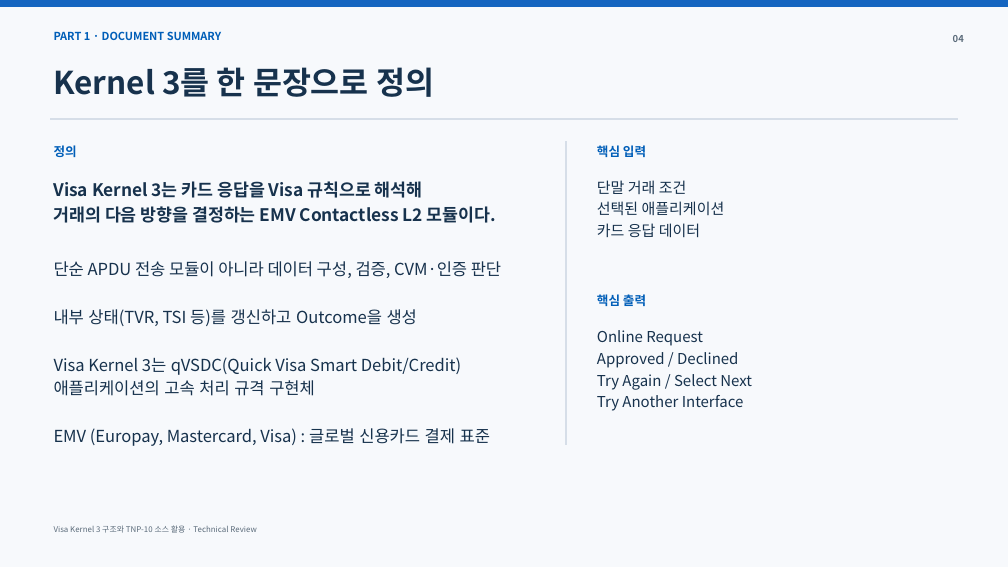
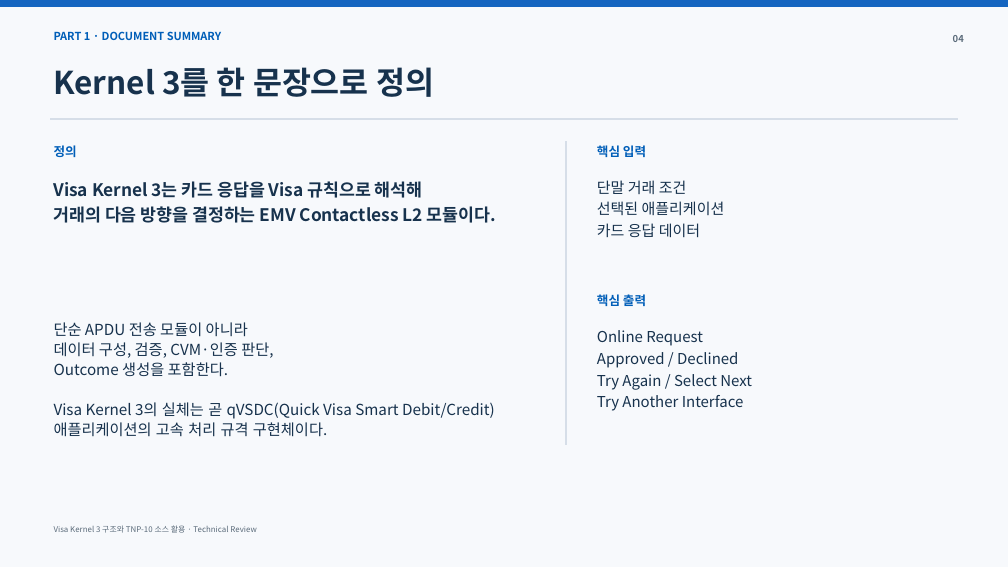
Before and after one commit to tjdguswls01/SeongHyeonJin_em, a slide deck: slide 4 of kernel/01_VISA/visa.pptx. Drawn at 1008x567 pixels with LibreOffice and Linux fonts; fonts in the diff are those of the drawing. Boxes give left, top, right and bottom in pixels: in the first picture for what was removed or moved away, otherwise in the second. Text is boxed around its words. In the diff, an @@ line names an element or a change of style, - is before the commit and + after.

Commit message:
slide

```diff
--- a/kernel/01_VISA/visa.pptx
+++ b/kernel/01_VISA/visa.pptx
@@ text at (54, 322, 495, 437): text changed; size 15.8 to 14.6 pt @@
-단순 APDU 전송 모듈이 아니라 데이터 구성, 검증, CVM·인증 판단
-내부 상태(TVR, TSI 등)를 갱신하고 Outcome을 생성
-Visa Kernel 3는 qVSDC(Quick Visa Smart Debit/Credit) 애플리케이션의 고속 처리 규격 구현체
-EMV (Europay, Mastercard, Visa) : 글로벌 신용카드 결제 표준
+단순 APDU 전송 모듈이 아니라
+데이터 구성, 검증, CVM·인증 판단,
+Outcome 생성을 포함한다.
+Visa Kernel 3의 실체는 곧 qVSDC(Quick Visa Smart Debit/Credit) 애플리케이션의 고속 처리 규격 구현체이다.
```
Also in this commit, not shown: 3 other slides changed, 9 other files.
